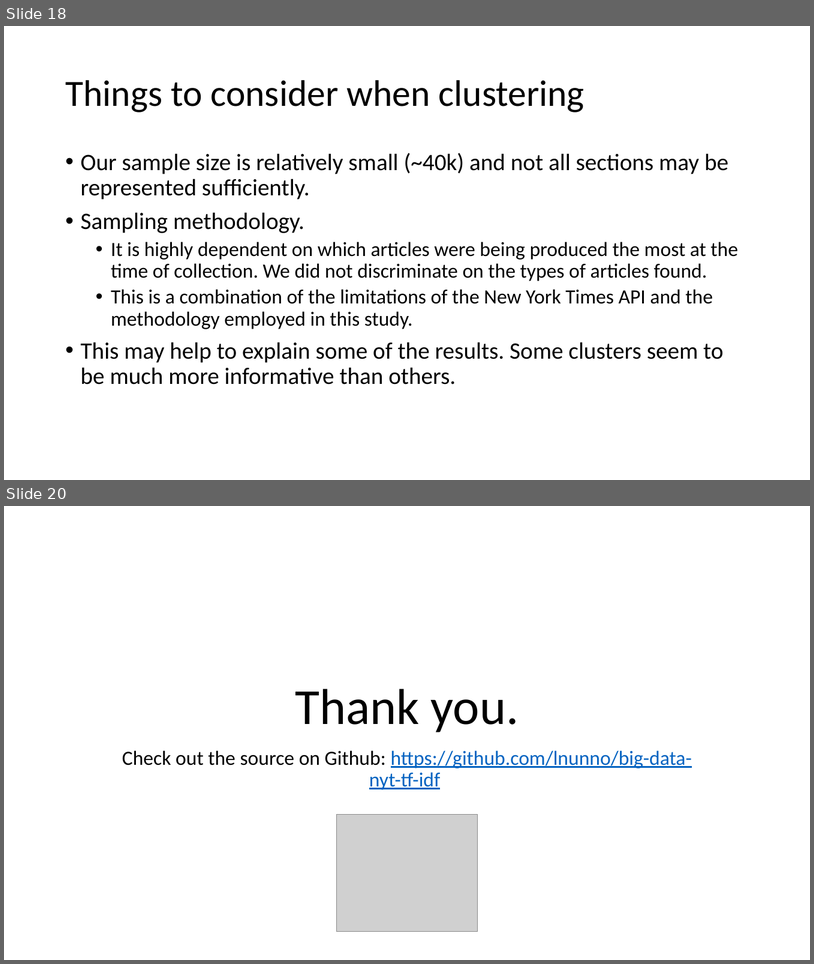
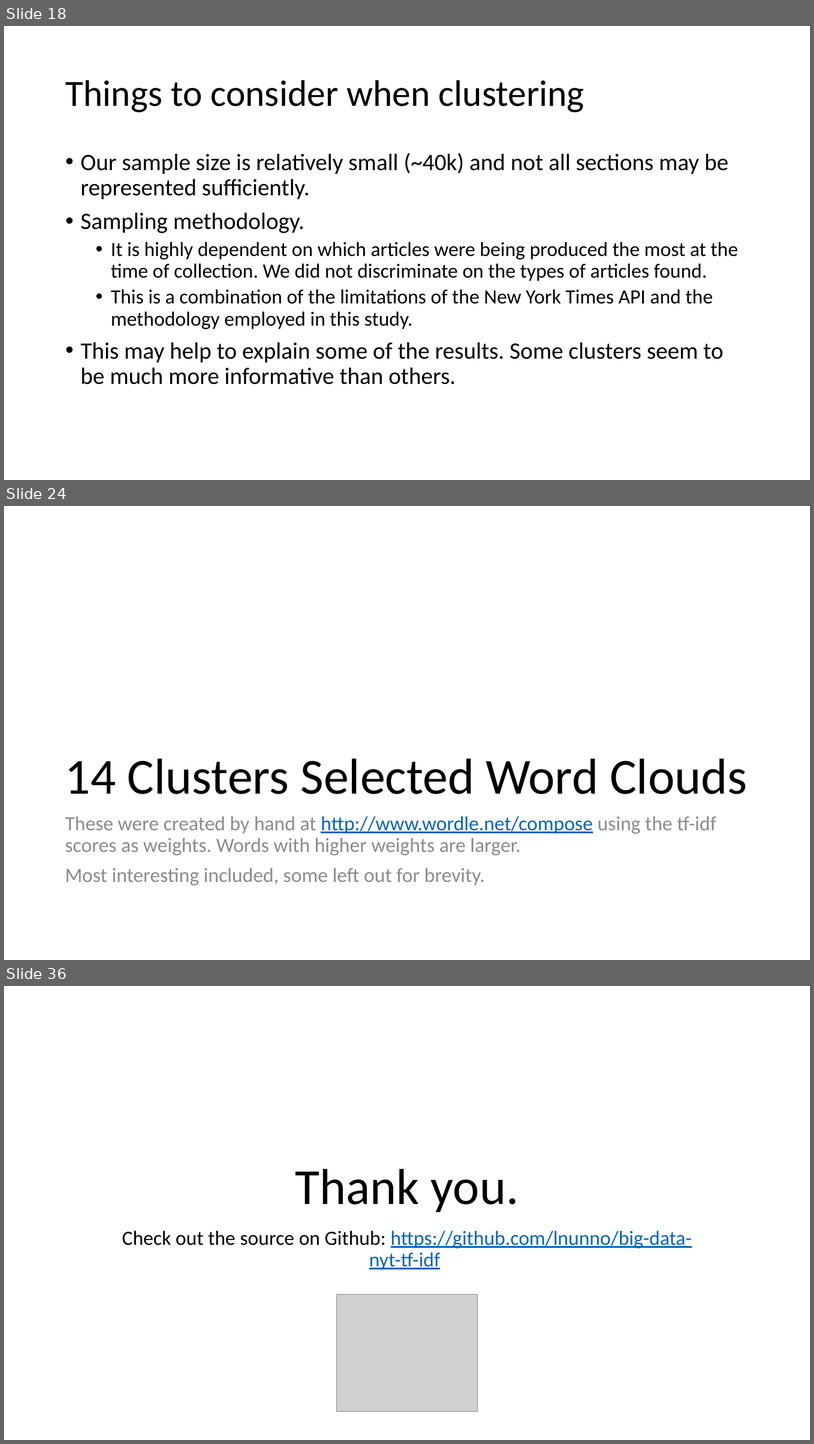
Before and after one commit to lnunno/big-data-nyt-tf-idf, a slide deck: docs/presentation.pptx. Shown one above the other, each under a label of ours: slides 18 and 20 before the commit, slides 18, 24 and 36 after it; the slides between them are not shown. The pictures are 814x964 and 814x1444 pixels, drawn with LibreOffice and Linux fonts; fonts in the diff are those of the drawing; grey boxes stand for pictures. Boxes give left, top, right and bottom in pixels: in the first picture for what was removed or moved away, otherwise in the second. Text is boxed around its words. In the diff, an @@ line names an element or a change of style, - is before the commit and + after.

```diff
--- a/docs/presentation.pptx
+++ b/docs/presentation.pptx
@@ slide 24 added at (4,506,810,960), background #FFFFFF @@
@@ title added at (65,758,747,794), 60 pt, text #000000 @@
+14 Clusters Selected Word Clouds
@@ text added at (65,816,717,885), 24 pt, text #8C8C8C @@
+These were created by hand at http://www.wordle.net/compose using the tf-idf scores as weights. Words with higher weights are larger.
+Most interesting included, some left out for brevity.
@@ what was slide 20 is now slide 36 @@
```
Also in this commit, not shown: 16 other slides added, 1 slide removed, 8 other files.
